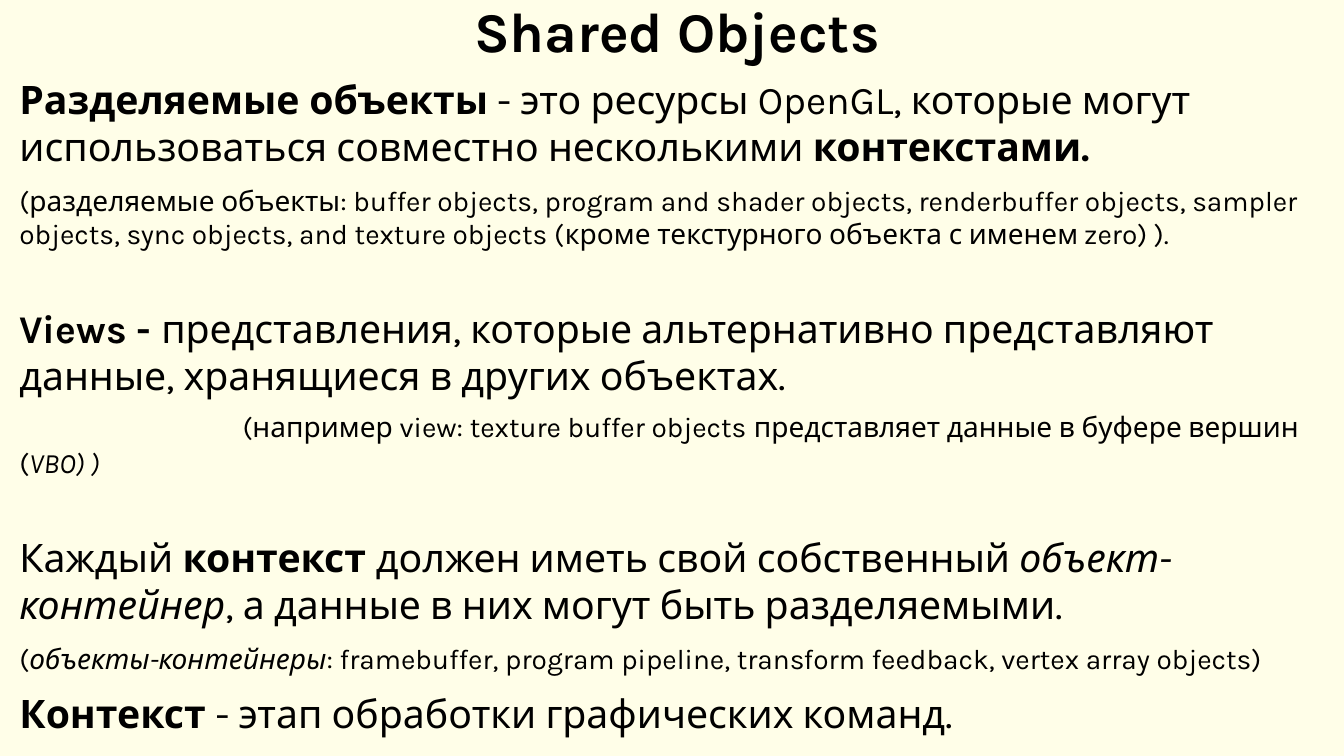
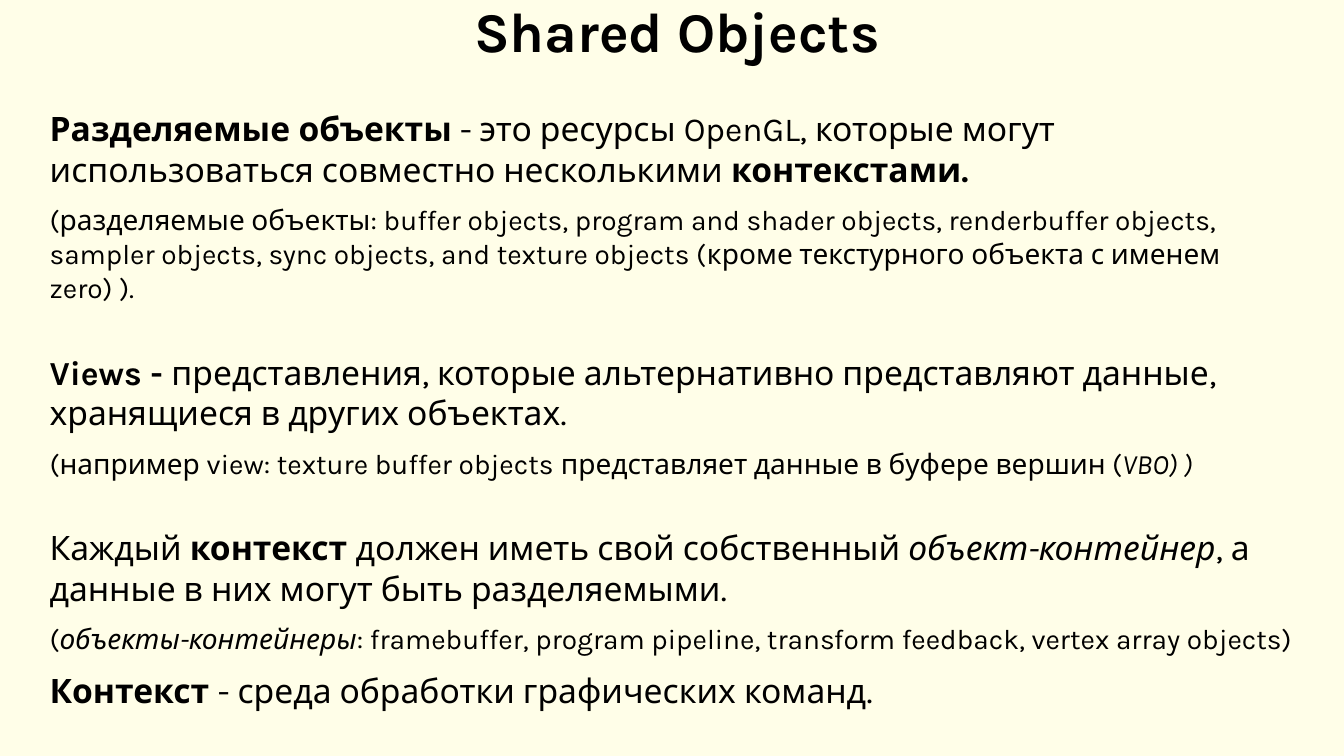
Before and after one commit to DimaVotincev/Graphic, a slide deck: slide 2 of OpenGl.pptx. Drawn at 1344x756 pixels with LibreOffice and Linux fonts; fonts in the diff are those of the drawing. Boxes give left, top, right and bottom in pixels: in the first picture for what was removed or moved away, otherwise in the second. Text is boxed around its words. In the diff, an @@ line names an element or a change of style, - is before the commit and + after.

```diff
--- a/OpenGl.pptx
+++ b/OpenGl.pptx
@@ subtitle "Разделяемые объекты - это ресурсы ..." moved from (x1=19, y1=84, x2=1298, y2=738) to (x1=50, y1=115, x2=1292, y2=656) @@
@@ subtitle at (x1=50, y1=115, x2=1250, y2=609): size 28 to 24 pt in "Разделяемые объекты - это ресурсы OpenGL, которые ...", "Каждый контекст должен иметь свой собственный объект-контейн ..." @@
@@ subtitle at (x1=50, y1=361, x2=1209, y2=481): text changed; size 28 to 24 pt @@
-Views - представления, которые альтернативно представляют данные, хранящиеся в других объектах. (например view: texture buffer objects представляет данные в буфере вершин (VBO) )
+Views - представления, которые альтернативно представляют данные, хранящиеся в других объектах.
+(например view: texture buffer objects представляет данные в буфере вершин (VBO) )
@@ subtitle at (x1=19, y1=698, x2=946, y2=738): text changed; size 28 to 24 pt @@
-Контекст - этап обработки графических команд.
+Контекст - среда обработки графических команд.
```
Also in this commit, not shown: 2 other slides changed, 2 slides added.
